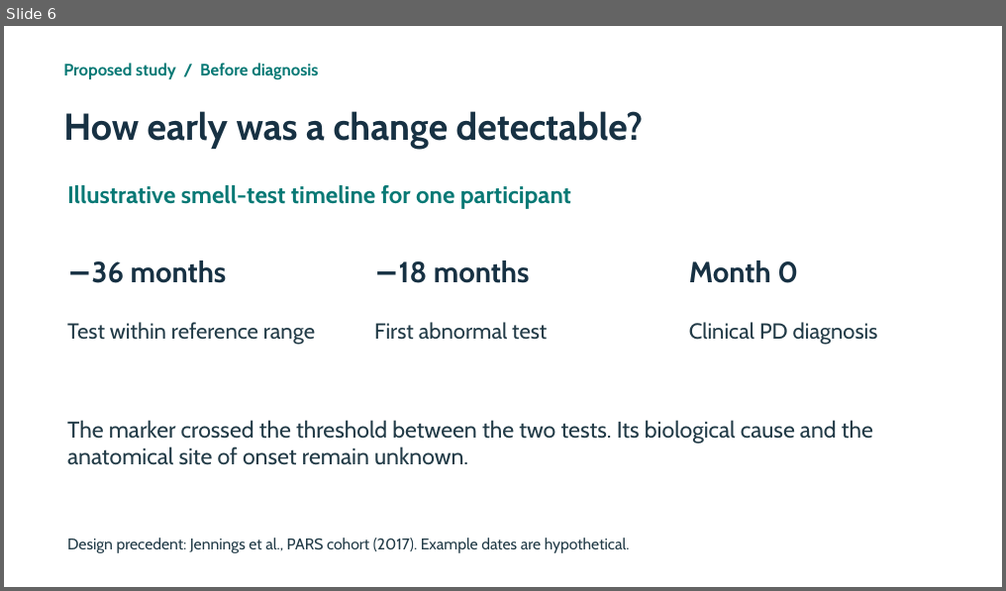
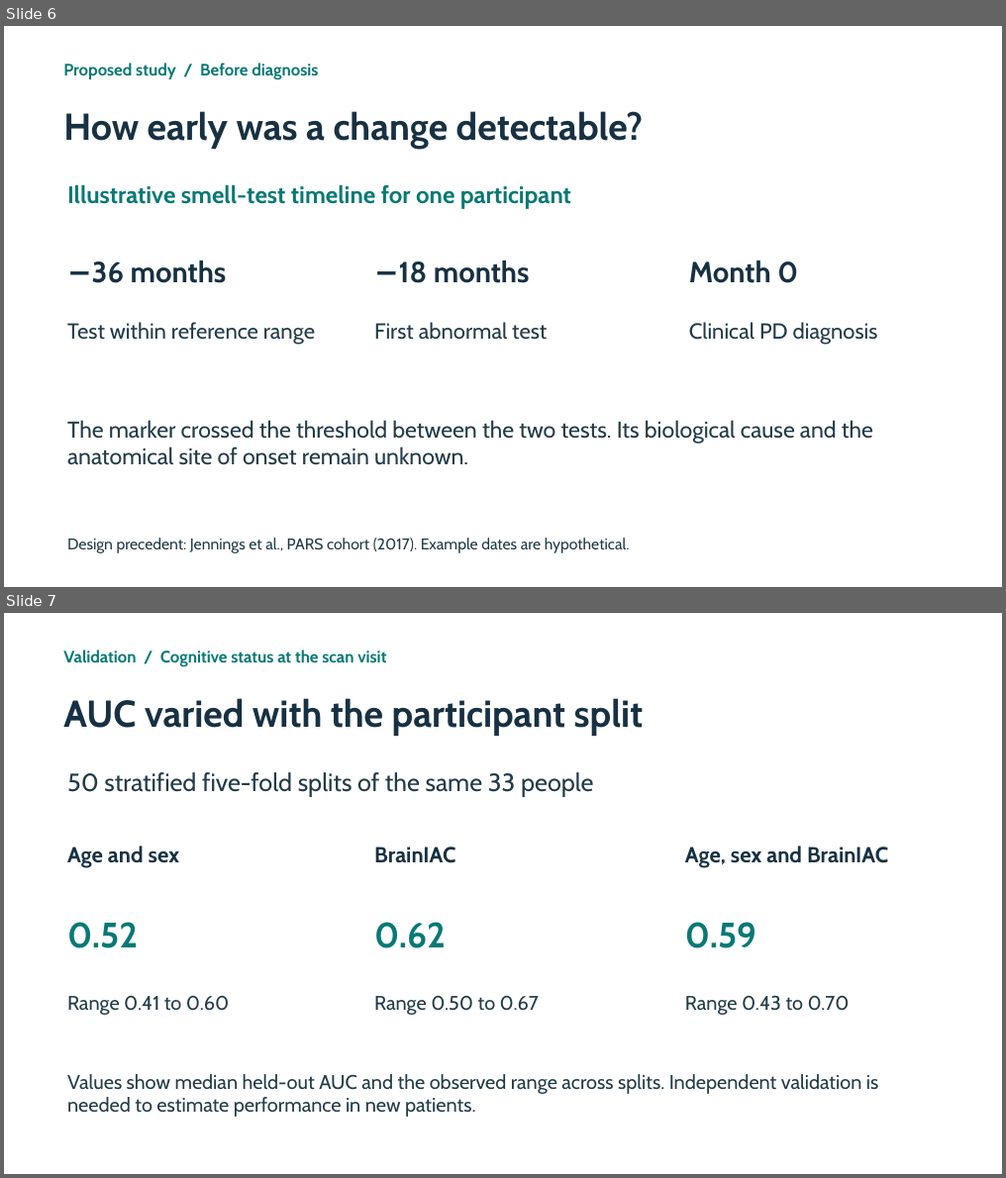
Before and after one commit to Kays3/geneformer-vs-brainiac, a slide deck: parkinsons-mri-pilot/Parkinsons-MRI-pilot.pptx. Shown one above the other, each under a label of ours: slide 6 before the commit, slides 6 and 7 after it. The pictures are 1006x591 and 1006x1178 pixels, drawn with LibreOffice and Linux fonts; fonts in the diff are those of the drawing. Boxes give left, top, right and bottom in pixels: in the first picture for what was removed or moved away, otherwise in the second. Text is boxed around its words. In the diff, an @@ line names an element or a change of style, - is before the commit and + after.

Commit message:
Measure cognitive-status AUC sensitivity across 50 participant splits

```diff
--- a/parkinsons-mri-pilot/Parkinsons-MRI-pilot.pptx
+++ b/parkinsons-mri-pilot/Parkinsons-MRI-pilot.pptx
@@ slide 7 added at bbox=[4, 613, 1002, 1174], background #FFFFFF @@
@@ text added at bbox=[63, 650, 386, 667], 16 pt, text #087975, bold @@
+Validation / Cognitive status at the scan visit
@@ text added at bbox=[63, 698, 644, 736], 36 pt, text #173143, bold @@
+AUC varied with the participant split
@@ text added at bbox=[67, 772, 594, 797], 24 pt, text #223B47 @@
+50 stratified five-fold splits of the same 33 people
@@ text added at bbox=[67, 846, 179, 868], 21 pt, text #173143, bold @@
+Age and sex
@@ text added at bbox=[374, 847, 455, 863], 21 pt, text #173143, bold @@
+BrainIAC
@@ text added at bbox=[685, 846, 888, 868], 21 pt, text #173143, bold @@
+Age, sex and BrainIAC
@@ text added at bbox=[67, 922, 138, 949], 34 pt, text #087975, bold @@
+0.52
@@ text added at bbox=[374, 922, 446, 949], 34 pt, text #087975, bold @@
+0.62
@@ text added at bbox=[685, 922, 756, 949], 34 pt, text #087975, bold @@
+0.59
@@ text added at bbox=[67, 995, 229, 1015], 19 pt, text #223B47 @@
+Range 0.41 to 0.60
@@ text added at bbox=[374, 995, 539, 1015], 19 pt, text #223B47 @@
+Range 0.50 to 0.67
@@ text added at bbox=[685, 995, 849, 1015], 19 pt, text #223B47 @@
+Range 0.43 to 0.70
@@ text added at bbox=[67, 1074, 878, 1117], 19 pt, text #223B47 @@
+Values show median held-out AUC and the observed range across splits. Independent validation is needed to estimate performance in new patients.
```
Also in this commit, not shown: 5 other files.
